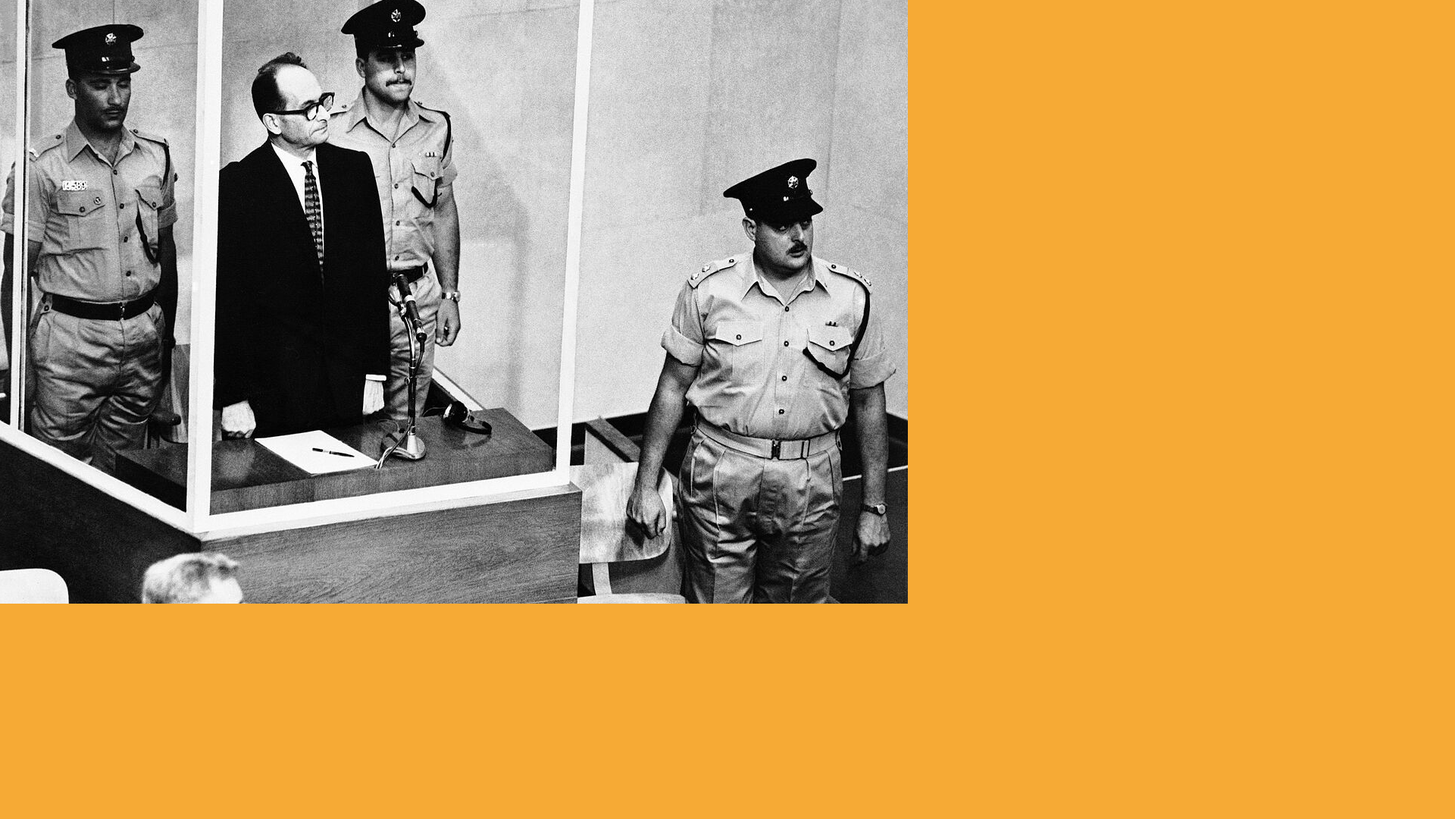
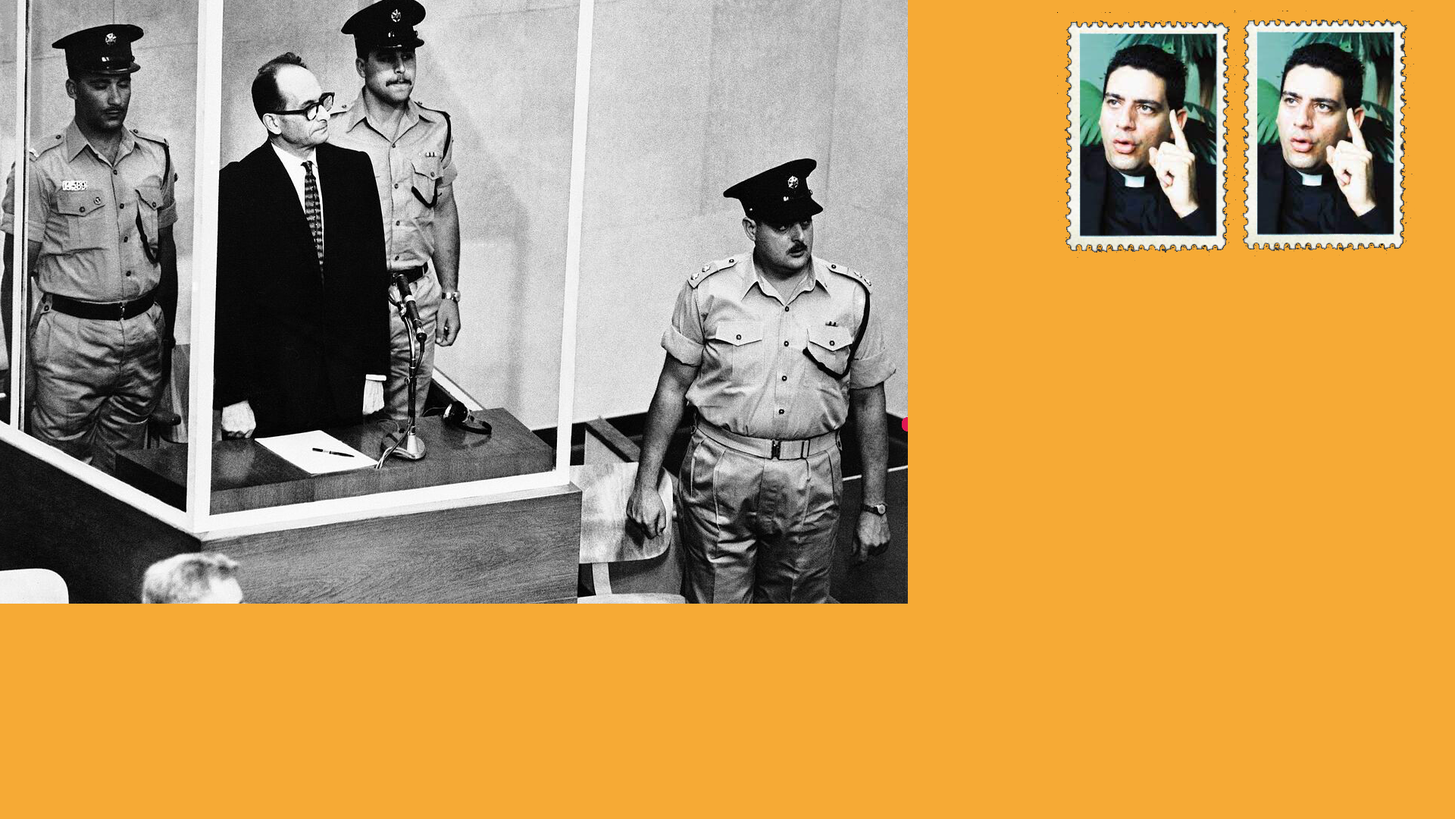
Revision of a layered w=1455, h=819 image; what changed, layer by layer:
added layer "estampilla copy" above "estampilla" over [1057, 12, 1238, 261]
added layer "estampilla" above "foto2" over [1234, 10, 1416, 260]
painted on "Pasted Layer" over [902, 416, 909, 432]
